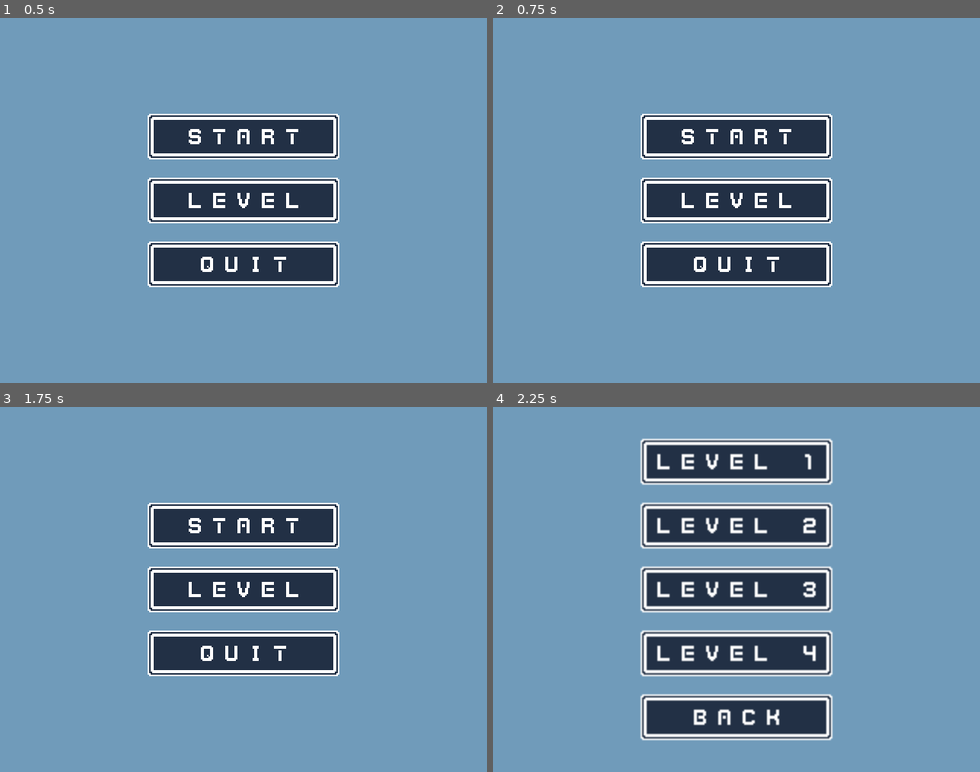
Above: before the commit, frames 1-4 (two rows, left to right).
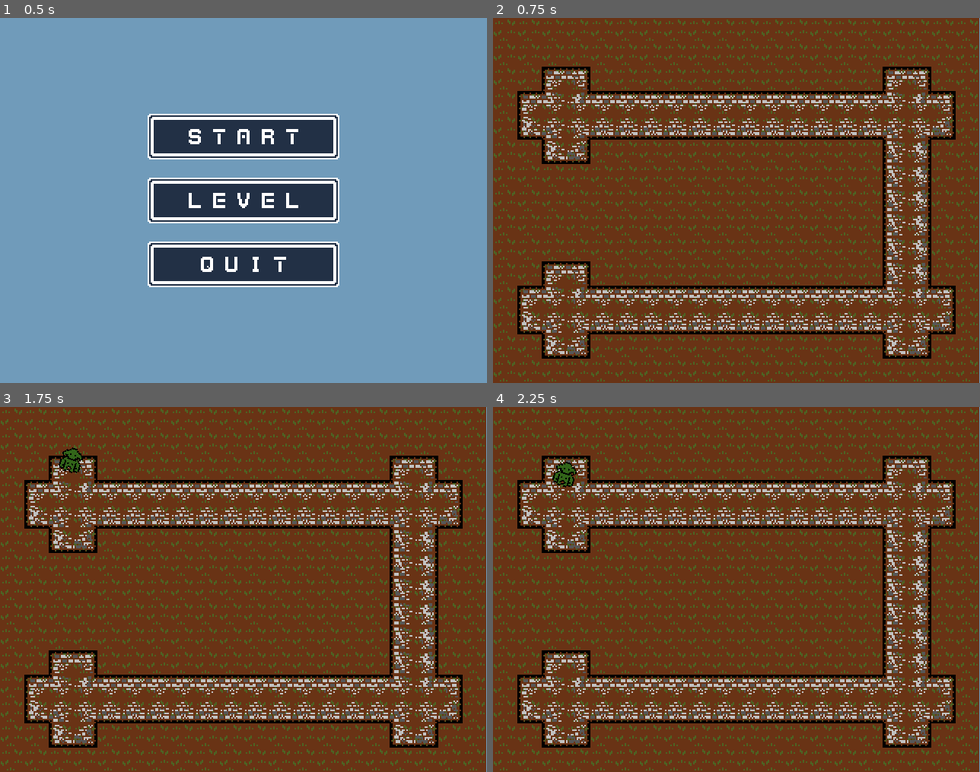
Above: after the commit, the same moments.

Repository: Mrisq/K_Bros_Game
Game: Godot game, scene res://GD_Project/Main Menu GUI/MainMenu.tscn
Two runs of this game, one before a commit and one after it. Both use one fixed random seed, a clock stepped at 60 frames per second and the inputs below.
Inputs (mouse positions are in pixels of both pictures, inside the frame that each line leads up to):
- Up to frame 1 (0.5 s): no input
- Up to frame 2 (0.75 s): click (736, 134) at 0.5 s
- Up to frame 3 (1.75 s): click (243, 523) at 1.27 s
- Up to frame 4 (2.25 s): click (736, 589) at 2.02 s

Frame 1 is identical in both runs. In frame 2, 100% of the frame differs, in the area x 0-100%, y 0-100%; in frame 3, 100%; in frame 4, 100%.

Commit message:
Added Enemy and path following

Diff:
--- /dev/null
+++ b/GD_Project/Enemies/Enemy1.gd
@@ -0,0 +1,15 @@
+extends PathFollow2D
+
+
+# Declare member variables here. Examples:
+# var a = 2
+# var b = "text"
+
+
+# Called when the node enters the scene tree for the first time.
+func _ready():
+	pass # Replace with function body.
+
+
+func _process(delta):
+	offset += .3
--- /dev/null
+++ b/GD_Project/Enemies/Enemy1.tscn
@@ -0,0 +1,49 @@
+[gd_scene load_steps=6 format=2]
+
+[ext_resource path="res://GD_Project/Enemies/Enemy1_Outlined.png" type="Texture" id=1]
+[ext_resource path="res://GD_Project/Enemies/Sprite.gd" type="Script" id=2]
+[ext_resource path="res://GD_Project/Enemies/Enemy1.gd" type="Script" id=3]
+
+[sub_resource type="Animation" id=1]
+resource_name = "Bounce"
+length = 0.5
+loop = true
+step = 0.05
+tracks/0/type = "value"
+tracks/0/path = NodePath("Sprite:rotation_degrees")
+tracks/0/interp = 1
+tracks/0/loop_wrap = true
+tracks/0/imported = false
+tracks/0/enabled = true
+tracks/0/keys = {
+"times": PoolRealArray( 0, 0.25 ),
+"transitions": PoolRealArray( 1, 1 ),
+"update": 0,
+"values": [ 20.0, -20.0 ]
+}
+
+[sub_resource type="CircleShape2D" id=2]
+radius = 6.88249
+
+[node name="Enemy" type="PathFollow2D"]
+rotate = false
+loop = false
+script = ExtResource( 3 )
+
+[node name="Sprite" type="Sprite" parent="."]
+position = Vector2( 0, 0.140305 )
+rotation = -0.349066
+texture = ExtResource( 1 )
+region_enabled = true
+region_rect = Rect2( 0, 0, 16, 16 )
+script = ExtResource( 2 )
+
+[node name="AnimationPlayer" type="AnimationPlayer" parent="."]
+autoplay = "Bounce"
+anims/Bounce = SubResource( 1 )
+
+[node name="KinematicBody2D" type="KinematicBody2D" parent="."]
+
+[node name="CollisionShape2D" type="CollisionShape2D" parent="KinematicBody2D"]
+position = Vector2( 0, 0.5 )
+shape = SubResource( 2 )
--- /dev/null
+++ b/GD_Project/Enemies/Sprite.gd
@@ -0,0 +1,16 @@
+extends Sprite
+
+
+# Declare member variables here. Examples:
+# var a = 2
+# var b = "text"
+
+
+# Called when the node enters the scene tree for the first time.
+func _ready():
+	modulate = Color(0.2, 0.4, 0.1) # blue shade
+
+
+# Called every frame. 'delta' is the elapsed time since the previous frame.
+#func _process(delta):
+#	pass
--- /dev/null
+++ b/GD_Project/Main Menu GUI/BackButton.gd
@@ -0,0 +1,20 @@
+extends Button
+
+
+# Declare member variables here. Examples:
+# var a = 2
+# var b = "text"
+
+
+# Called when the node enters the scene tree for the first time.
+func _ready():
+	pass # Replace with function body.
+
+
+# Called every frame. 'delta' is the elapsed time since the previous frame.
+#func _process(delta):
+#	pass
+
+func _gui_input(event):
+	if event is InputEventMouseButton and event.button_index == BUTTON_LEFT and event.pressed:
+		get_tree().change_scene("res://GD_Project/Main Menu GUI/MainMenu.tscn")
--- /dev/null
+++ b/GD_Project/Main Menu GUI/Level1Button.gd
@@ -0,0 +1,20 @@
+extends Button
+
+
+# Declare member variables here. Examples:
+# var a = 2
+# var b = "text"
+
+
+# Called when the node enters the scene tree for the first time.
+func _ready():
+	pass # Replace with function body.
+
+
+# Called every frame. 'delta' is the elapsed time since the previous frame.
+#func _process(delta):
+#	pass
+
+func _gui_input(event):
+	if event is InputEventMouseButton and event.button_index == BUTTON_LEFT and event.pressed:
+		get_tree().change_scene("res://GD_Project/Mazes/Maze-001.tscn")
--- /dev/null
+++ b/GD_Project/Main Menu GUI/Level2Button.gd
@@ -0,0 +1,20 @@
+extends Button
+
+
+# Declare member variables here. Examples:
+# var a = 2
+# var b = "text"
+
+
+# Called when the node enters the scene tree for the first time.
+func _ready():
+	pass # Replace with function body.
+
+
+# Called every frame. 'delta' is the elapsed time since the previous frame.
+#func _process(delta):
+#	pass
+
+func _gui_input(event):
+	if event is InputEventMouseButton and event.button_index == BUTTON_LEFT and event.pressed:
+		get_tree().change_scene("res://GD_Project/Mazes/Maze-002.tscn")
--- /dev/null
+++ b/GD_Project/Main Menu GUI/Level3Button.gd
@@ -0,0 +1,20 @@
+extends Button
+
+
+# Declare member variables here. Examples:
+# var a = 2
+# var b = "text"
+
+
+# Called when the node enters the scene tree for the first time.
+func _ready():
+	pass # Replace with function body.
+
+
+# Called every frame. 'delta' is the elapsed time since the previous frame.
+#func _process(delta):
+#	pass
+
+func _gui_input(event):
+	if event is InputEventMouseButton and event.button_index == BUTTON_LEFT and event.pressed:
+		get_tree().change_scene("res://GD_Project/Mazes/Maze-003.tscn")
--- /dev/null
+++ b/GD_Project/Main Menu GUI/Level4Button.gd
@@ -0,0 +1,20 @@
+extends Button
+
+
+# Declare member variables here. Examples:
+# var a = 2
+# var b = "text"
+
+
+# Called when the node enters the scene tree for the first time.
+func _ready():
+	pass # Replace with function body.
+
+
+# Called every frame. 'delta' is the elapsed time since the previous frame.
+#func _process(delta):
+#	pass
+
+func _gui_input(event):
+	if event is InputEventMouseButton and event.button_index == BUTTON_LEFT and event.pressed:
+		get_tree().change_scene("res://GD_Project/Mazes/Maze-004.tscn")
--- a/GD_Project/Main Menu GUI/LevelSelect.tscn
+++ b/GD_Project/Main Menu GUI/LevelSelect.tscn
@@ -1,10 +1,15 @@
-[gd_scene load_steps=6 format=2]
+[gd_scene load_steps=11 format=2]
 
 [ext_resource path="res://GD_Project/Main Menu GUI/LevelButton_3.png" type="Texture" id=1]
 [ext_resource path="res://GD_Project/Main Menu GUI/LevelButton_4.png" type="Texture" id=2]
 [ext_resource path="res://GD_Project/Main Menu GUI/LevelButton_2.png" type="Texture" id=3]
 [ext_resource path="res://GD_Project/Main Menu GUI/LevelButton_1.png" type="Texture" id=4]
 [ext_resource path="res://GD_Project/Main Menu GUI/BackButton.png" type="Texture" id=5]
+[ext_resource path="res://GD_Project/Main Menu GUI/BackButton.gd" type="Script" id=6]
+[ext_resource path="res://GD_Project/Main Menu GUI/Level1Button.gd" type="Script" id=7]
+[ext_resource path="res://GD_Project/Main Menu GUI/Level2Button.gd" type="Script" id=8]
+[ext_resource path="res://GD_Project/Main Menu GUI/Level3Button.gd" type="Script" id=9]
+[ext_resource path="res://GD_Project/Main Menu GUI/Level4Button.gd" type="Script" id=10]
 
 [node name="Node2D" type="MarginContainer"]
 anchor_right = 1.0
@@ -26,33 +31,48 @@
 [node name="Level1Button" type="Button" parent="CenterContainer/VBoxContainer"]
 margin_right = 140.0
 margin_bottom = 38.0
+focus_mode = 0
+enabled_focus_mode = 0
 icon = ExtResource( 4 )
 flat = true
+script = ExtResource( 7 )
 
 [node name="Level2Button" type="Button" parent="CenterContainer/VBoxContainer"]
 margin_top = 42.0
 margin_right = 140.0
 margin_bottom = 80.0
+focus_mode = 0
+enabled_focus_mode = 0
 icon = ExtResource( 3 )
 flat = true
+script = ExtResource( 8 )
 
 [node name="Level3Button" type="Button" parent="CenterContainer/VBoxContainer"]
 margin_top = 84.0
 margin_right = 140.0
 margin_bottom = 122.0
+focus_mode = 0
+enabled_focus_mode = 0
 icon = ExtResource( 1 )
 flat = true
+script = ExtResource( 9 )
 
 [node name="Level4Button" type="Button" parent="CenterContainer/VBoxContainer"]
 margin_top = 126.0
 margin_right = 140.0
 margin_bottom = 164.0
+focus_mode = 0
+enabled_focus_mode = 0
 icon = ExtResource( 2 )
 flat = true
+script = ExtResource( 10 )
 
-[node name="Button" type="Button" parent="CenterContainer/VBoxContainer"]
+[node name="BackButton" type="Button" parent="CenterContainer/VBoxContainer"]
 margin_top = 168.0
 margin_right = 140.0
 margin_bottom = 206.0
+focus_mode = 0
+enabled_focus_mode = 0
 icon = ExtResource( 5 )
 flat = true
+script = ExtResource( 6 )
--- a/GD_Project/Main Menu GUI/MainMenu.tscn
+++ b/GD_Project/Main Menu GUI/MainMenu.tscn
@@ -1,9 +1,11 @@
-[gd_scene load_steps=5 format=2]
+[gd_scene load_steps=7 format=2]
 
 [ext_resource path="res://GD_Project/Main Menu GUI/StartButton.png" type="Texture" id=1]
 [ext_resource path="res://GD_Project/Main Menu GUI/QuitButton.png" type="Texture" id=2]
 [ext_resource path="res://GD_Project/Main Menu GUI/LevelButton.png" type="Texture" id=3]
 [ext_resource path="res://GD_Project/Main Menu GUI/LevelButton.gd" type="Script" id=4]
+[ext_resource path="res://GD_Project/Main Menu GUI/StartButton.gd" type="Script" id=5]
+[ext_resource path="res://GD_Project/Main Menu GUI/QuitButton.gd" type="Script" id=6]
 
 [node name="Main Menu" type="MarginContainer"]
 anchor_right = 1.0
@@ -32,6 +34,7 @@
 enabled_focus_mode = 0
 icon = ExtResource( 1 )
 flat = true
+script = ExtResource( 5 )
 __meta__ = {
 "_edit_use_anchors_": false
 }
@@ -57,6 +60,7 @@
 enabled_focus_mode = 0
 icon = ExtResource( 2 )
 flat = true
+script = ExtResource( 6 )
 __meta__ = {
 "_edit_use_anchors_": false
 }
--- /dev/null
+++ b/GD_Project/Main Menu GUI/QuitButton.gd
@@ -0,0 +1,19 @@
+extends Button
+
+
+# Declare member variables here. Examples:
+# var a = 2
+# var b = "text"
+
+
+# Called when the node enters the scene tree for the first time.
+func _ready():
+	pass # Replace with function body.
+
+
+# Called every frame. 'delta' is the elapsed time since the previous frame.
+#func _process(delta):
+#	pass
+func _gui_input(event):
+	if event is InputEventMouseButton and event.button_index == BUTTON_LEFT and event.pressed:
+		get_tree().quit()
--- /dev/null
+++ b/GD_Project/Main Menu GUI/StartButton.gd
@@ -0,0 +1,20 @@
+extends Button
+
+
+# Declare member variables here. Examples:
+# var a = 2
+# var b = "text"
+
+
+# Called when the node enters the scene tree for the first time.
+func _ready():
+	pass # Replace with function body.
+
+
+# Called every frame. 'delta' is the elapsed time since the previous frame.
+#func _process(delta):
+#	pass
+
+func _gui_input(event):
+	if event is InputEventMouseButton and event.button_index == BUTTON_LEFT and event.pressed:
+		get_tree().change_scene("res://GD_Project/Mazes/Maze-001.tscn")
--- /dev/null
+++ b/GD_Project/Mazes/Maze-001.gd
@@ -0,0 +1,11 @@
+extends Node2D
+
+
+# Called when the node enters the scene tree for the first time.
+func _ready():
+	pass
+
+
+# Called every frame. 'delta' is the elapsed time since the previous frame.
+#func _process(delta):
+#	pass
--- a/GD_Project/Mazes/Maze-001.tscn
+++ b/GD_Project/Mazes/Maze-001.tscn
@@ -1,7 +1,9 @@
-[gd_scene load_steps=4 format=2]
+[gd_scene load_steps=7 format=2]
 
 [ext_resource path="res://GD_Project/Graphics/grass-background.png" type="Texture" id=1]
 [ext_resource path="res://GD_Project/Graphics/brickwall-tilemap/tileset_brickwall-tilemap.png" type="Texture" id=2]
+[ext_resource path="res://GD_Project/Mazes/Maze-001.gd" type="Script" id=3]
+[ext_resource path="res://GD_Project/Mazes/MobTimer.gd" type="Script" id=4]
 
 [sub_resource type="TileSet" id=1]
 0/name = "tileset_brickwall-tilemap.png 0"
@@ -28,9 +30,17 @@
 0/shapes = [  ]
 0/z_index = 0
 
+[sub_resource type="Curve2D" id=2]
+bake_interval = 4.0
+_data = {
+"points": PoolVector2Array( 0, 0, 0, 0, 46.8136, 35.6964, -8.97192, -8.89126, 8.97192, 8.89126, 54.1405, 59.5138, -28.9095, 0.246979, 28.9095, -0.246979, 137.629, 65.1944, -14.2055, 0.493959, 14.2055, -0.493959, 216.383, 63.9595, -6.72894, -8.3973, 6.72894, 8.3973, 269.467, 68.8991, -1.49532, -19.0174, 1.49532, 19.0174, 271.211, 125.951, 10.4672, -6.17449, -10.4672, 6.17449, 263.984, 186.708, 24.4236, 0, -24.4236, 0, 188.221, 190.413, 28.4111, -0.740938, -28.4111, 0.740938, 118.439, 192.636, 6.2305, -10.1262, -6.2305, 10.1262, 51.6483, 200.786, 0, 0, 0, 0, 46.4147, 218.816 )
+}
+
 [node name="Maze-001" type="Node2D"]
+script = ExtResource( 3 )
 
 [node name="Background" type="Sprite" parent="."]
+position = Vector2( -0.25, 0 )
 texture = ExtResource( 1 )
 centered = false
 region_enabled = true
@@ -41,3 +51,15 @@
 cell_size = Vector2( 16, 16 )
 format = 1
 tile_data = PoolIntArray( 131074, 0, 0, 131075, 0, 2, 131088, 0, 0, 131089, 0, 2, 196609, 0, 0, 196610, 0, 131078, 1966 …(1541 unchanged characters)…
+
+[node name="Enemy Path" type="Path2D" parent="."]
+position = Vector2( -0.059986, -1.74169 )
+scale = Vector2( 1.00313, 1.01223 )
+curve = SubResource( 2 )
+
+[node name="WaveTimer" type="Timer" parent="."]
+
+[node name="MobTimer" type="Timer" parent="."]
+wait_time = 1.2
+script = ExtResource( 4 )
+[connection signal="timeout" from="MobTimer" to="MobTimer" method="_on_MobTimer_timeout"]
--- /dev/null
+++ b/GD_Project/Mazes/MobTimer.gd
@@ -0,0 +1,16 @@
+extends Timer
+
+var scene = load("res://GD_Project/Enemies/Enemy1.tscn")
+var scene_instance = scene.instance()
+
+func _ready():
+	start()
+
+#func _process(delta):
+#	pass
+
+
+func _on_MobTimer_timeout():
+	print("Hello?")
+	scene_instance = scene.instance()
+	get_node("../Enemy Path").add_child(scene_instance)
Binary file added: GD_Project/Enemies/Enemy1_Outlined.png
Not shown, added: GD_Project/Enemies/Enemy1_Outlined.png.import
Renamed: GD_Project/Enemies/Enemy.tscn -> GD_Project/Enemies/Enemy2.tscn
